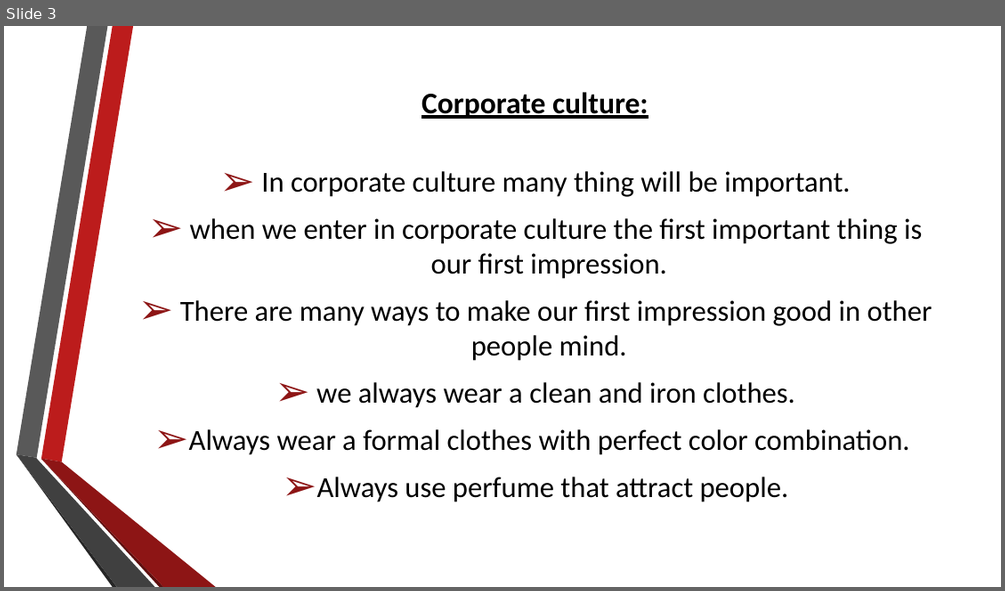
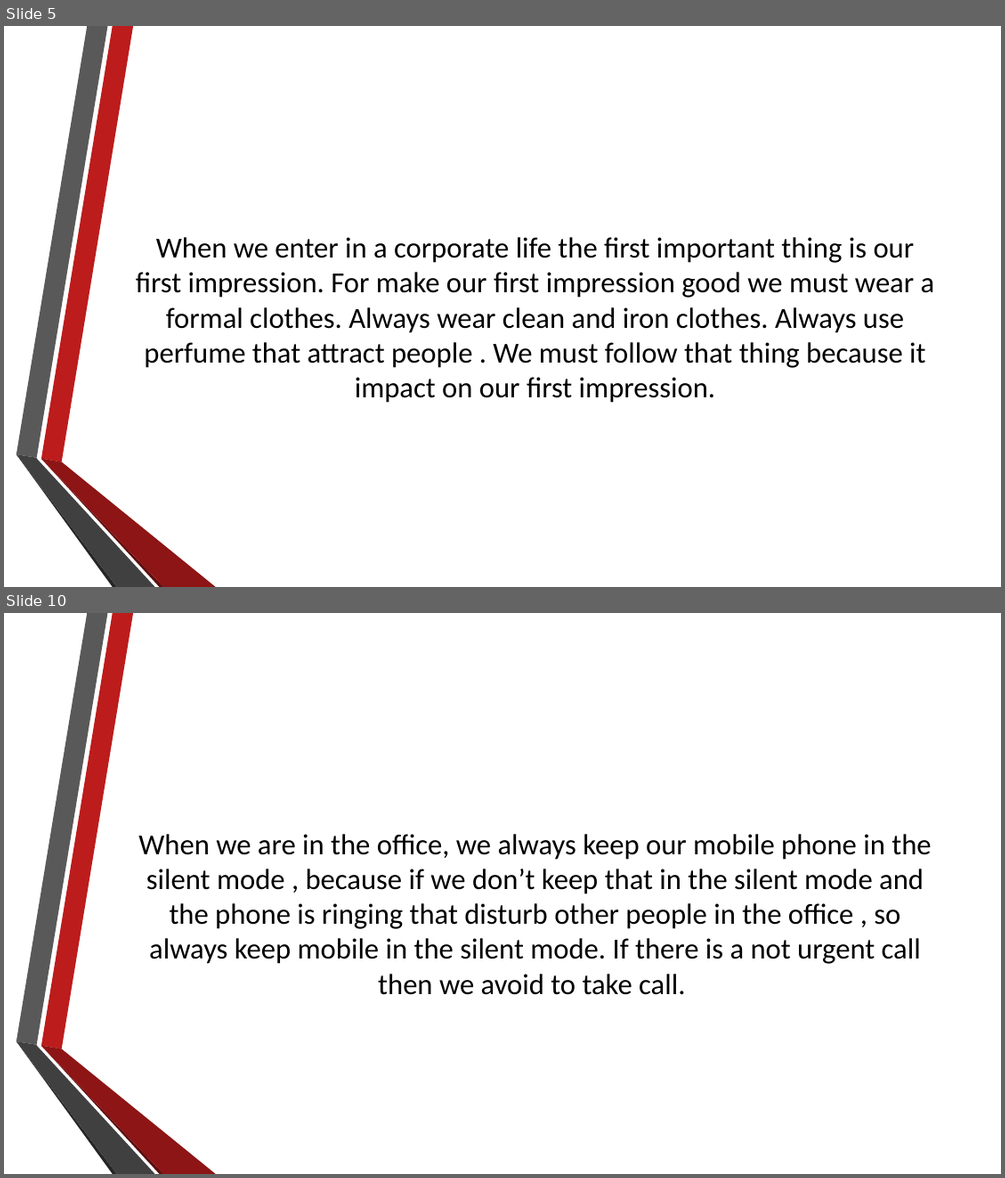
Before and after one commit to rajputjainam244/Assignment, a slide deck: building corporate culture.pptx. Shown one above the other, each under a label of ours: slide 3 before the commit, slides 5 and 10 after it; the slides between them are not shown. The pictures are 1005x591 and 1005x1178 pixels, drawn with LibreOffice and Linux fonts; fonts in the diff are those of the drawing; background and template pictures are left out. Boxes give left, top, right and bottom in pixels: in the first picture for what was removed or moved away, otherwise in the second. Text is boxed around its words. In the diff, an @@ line names an element or a change of style, - is before the commit and + after.

```diff
--- a/building corporate culture.pptx
+++ b/building corporate culture.pptx
@@ slide 10 added at box(4, 613, 1001, 1174), background picture (left out); not listed: 6 template elements that a slide beside it also shows @@
@@ text added at box(138, 834, 930, 995), 28 pt, text #000000 @@
+When we are in the office, we always keep our mobile phone in the silent mode , because if we don’t keep that in the silent mode and the phone is ringing that disturb other people in the office , so always keep mobile in the silent mode. If there is a not urgent call then we avoid to take call.
@@ what was slide 3 is now slide 5 @@
@@ slide 5 changed as well @@
@@ title removed at box(421, 92, 648, 119) @@
-Corporate culture:
@@ text at box(136, 237, 935, 402): text changed @@
-➢ In corporate culture many thing will be important.
-➢ when we enter in corporate culture the first important thing is our first impression.
-➢ There are many ways to make our first impression good in other people mind.
-➢ we always wear a clean and iron clothes.
-➢ Always wear a formal clothes with perfect color combination.
-➢ Always use perfume that attract people.
+When we enter in a corporate life the first important thing is our first impression. For make our first impression good we must wear a formal clothes. Always wear clean and iron clothes. Always use perfume that attract people . We must follow that thing because it impact on our first impression.
```
Also in this commit, not shown: 1 other slide changed, 12 other slides added, 2 slides removed.
